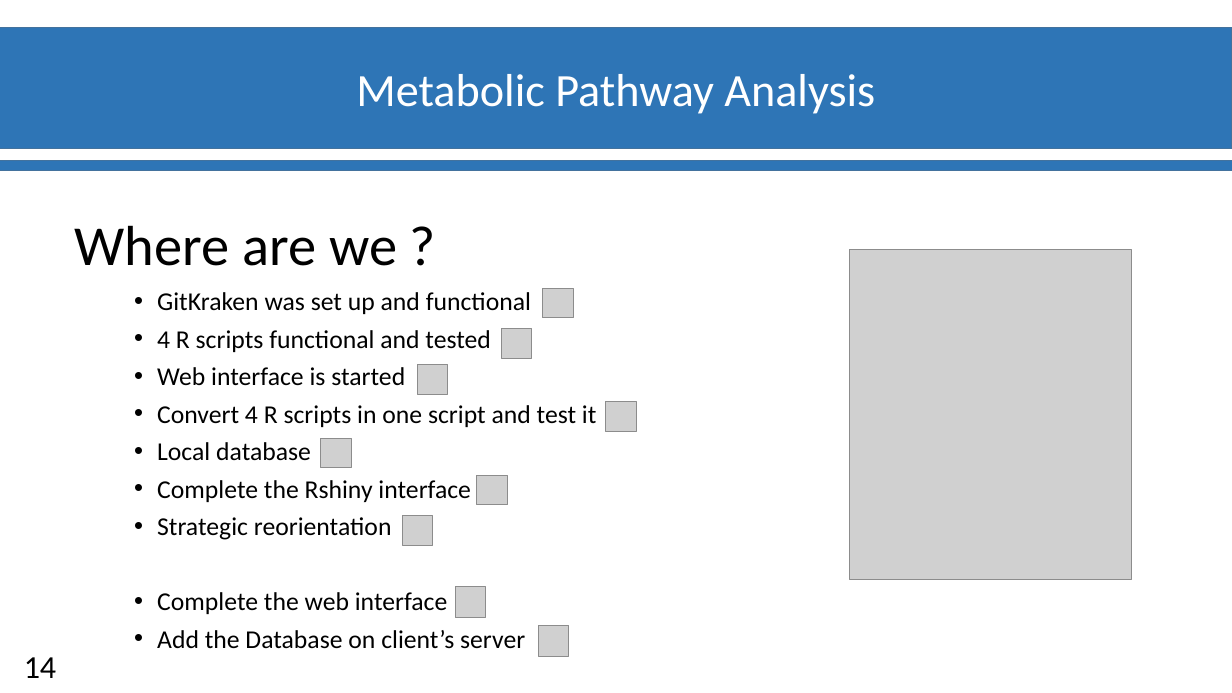
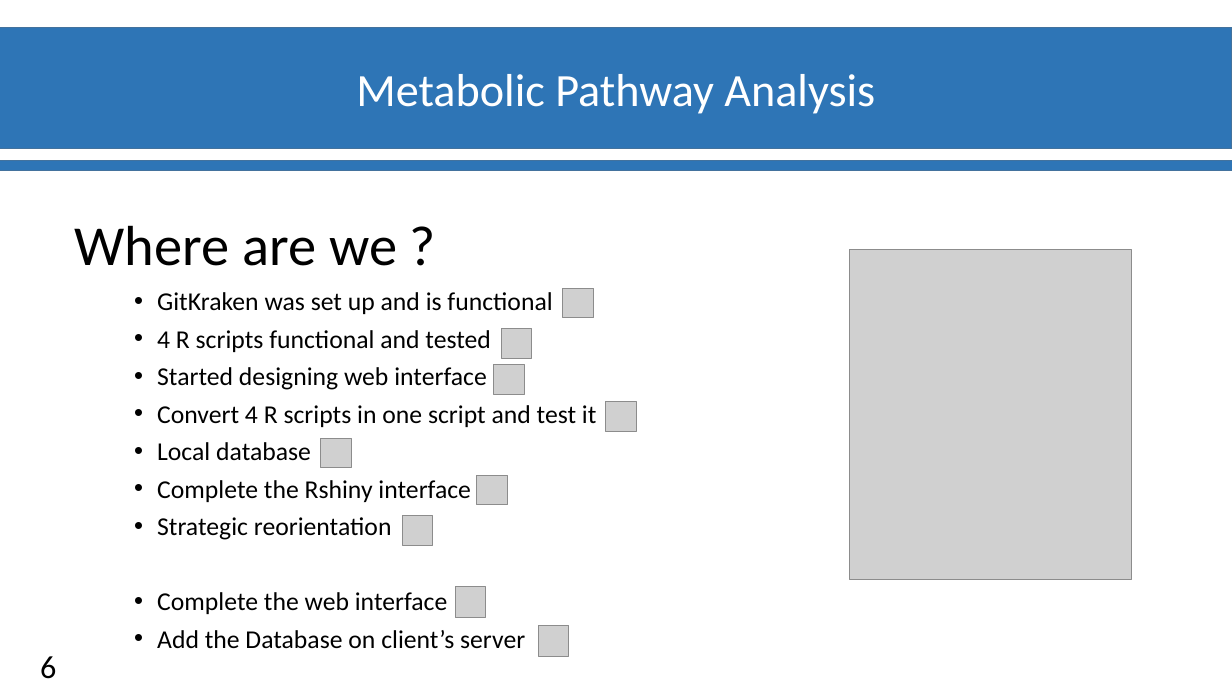
Before and after one commit to Ylefol/projet-INSERM_V5, a slide deck: slide 7 of Slides/Diapos_Suivit_projet.pptx (slide 15 before the commit). Drawn at 1232x693 pixels with LibreOffice and Linux fonts; fonts in the diff are those of the drawing; grey boxes stand for pictures; background and template pictures are left out. Boxes give left, top, right and bottom in pixels: in the first picture for what was removed or moved away, otherwise in the second. Text is boxed around its words. In the diff, an @@ line names an element or a change of style, - is before the commit and + after.

Commit message:
Update slides

```diff
--- a/Slides/Diapos_Suivit_projet.pptx
+++ b/Slides/Diapos_Suivit_projet.pptx
@@ text at (157, 292, 552, 314): text changed @@
-• GitKraken was set up and functional
+• GitKraken was set up and is functional
@@ picture: place and size @@
-picture at (543, 288, 573, 318)
+picture at (563, 288, 593, 318)
@@ text at (157, 367, 487, 390): text changed @@
-• Web interface is started
+• Started designing web interface
@@ picture: place and size @@
-picture at (417, 365, 447, 395)
+picture at (494, 365, 524, 395)
@@ page number at (40, 656, 56, 679): text changed @@
-14
+6
```
Also in this commit, not shown: 1 other slide changed, 8 slides removed, 1 other file.
